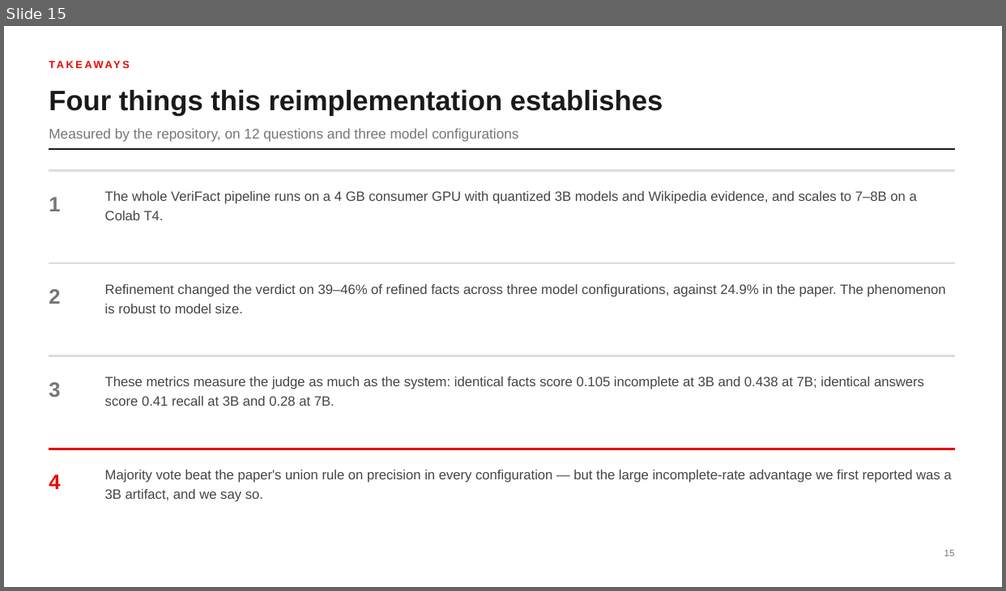
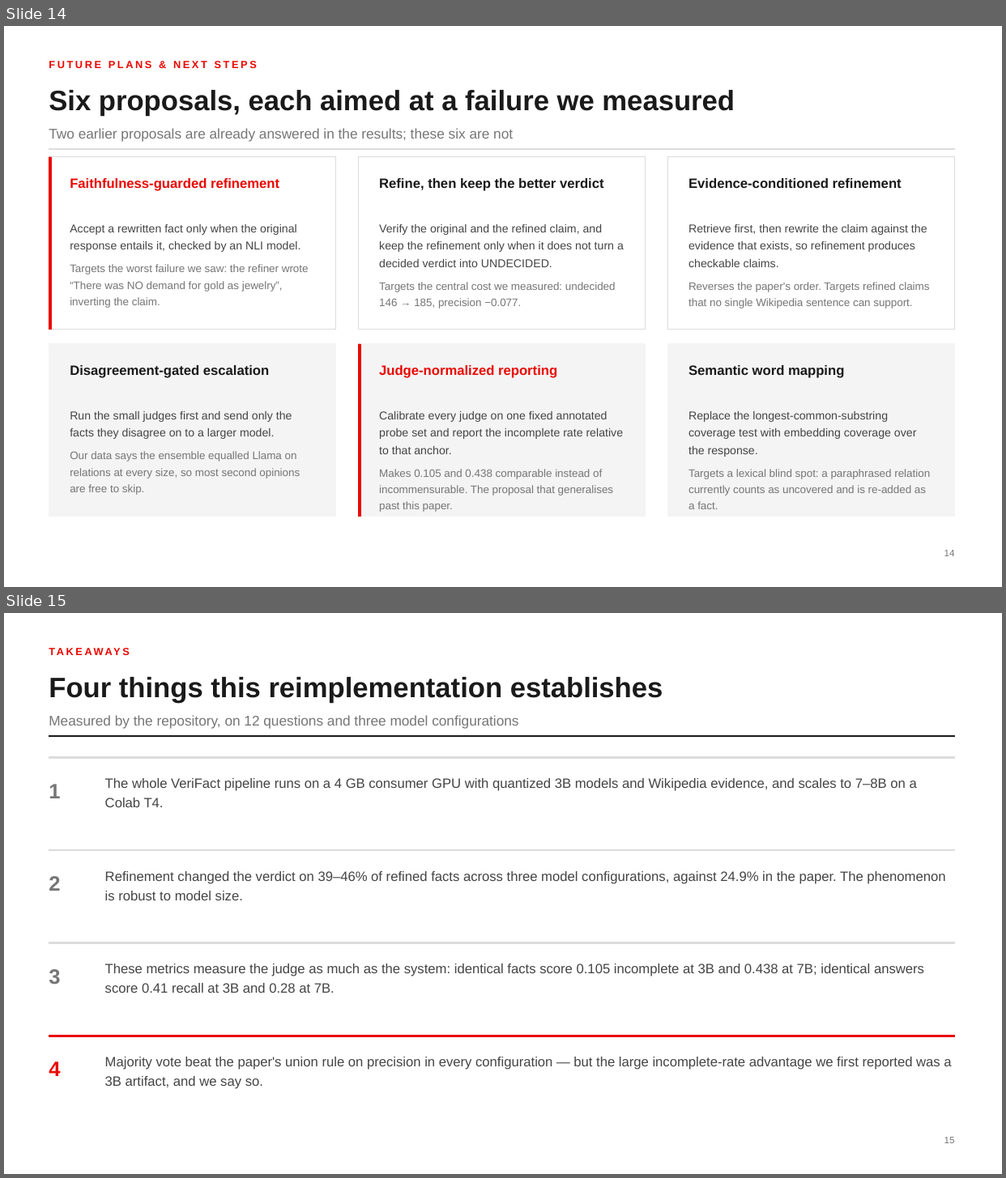
Before and after one commit to MadhavKrishna06/Verifact-Lite, a slide deck: presentation/VERIFACT-Lite-TTU.pptx. Shown one above the other, each under a label of ours: slide 15 before the commit, slides 14 and 15 after it. The pictures are 1006x591 and 1006x1178 pixels, drawn with LibreOffice and Linux fonts; fonts in the diff are those of the drawing. Boxes give left, top, right and bottom in pixels: in the first picture for what was removed or moved away, otherwise in the second. Text is boxed around its words. In the diff, an @@ line names an element or a change of style, - is before the commit and + after.

```diff
--- a/presentation/VERIFACT-Lite-TTU.pptx
+++ b/presentation/VERIFACT-Lite-TTU.pptx
@@ slide 14 added at box(4, 26, 1002, 587), background #FFFFFF @@
@@ text added at box(49, 61, 257, 68), 10 pt, text #E90802, bold @@
+FUTURE PLANS & NEXT STEPS
@@ text added at box(49, 90, 735, 116), 27 pt, text #1A1A1A, bold @@
+Six proposals, each aimed at a failure we measured
@@ text added at box(49, 128, 513, 142), 13.5 pt, text #767676 @@
+Two earlier proposals are already answered in the results; these six are not
@@ rectangle added at box(49, 149, 955, 149), fill #DCDCDC, outline #DCDCDC 0.25 pt @@
@@ rectangle added at box(49, 157, 335, 329), fill #FFFFFF, outline #DCDCDC 0.75 pt @@
@@ rectangle added at box(49, 157, 51, 329), fill #E90802, outline #E90802 0.25 pt @@
@@ rectangle added at box(358, 157, 645, 329), fill #FFFFFF, outline #DCDCDC 0.75 pt @@
@@ rectangle added at box(668, 157, 955, 329), fill #FFFFFF, outline #DCDCDC 0.75 pt @@
@@ text added at box(70, 178, 279, 191), 13 pt, text #E90802, bold @@
+Faithfulness-guarded refinement
@@ text added at box(379, 178, 604, 191), 13 pt, text #1A1A1A, bold @@
+Refine, then keep the better verdict
@@ text added at box(688, 178, 901, 188), 13 pt, text #1A1A1A, bold @@
+Evidence-conditioned refinement
@@ text added at box(70, 224, 300, 308), 10.5 pt, text #767676 @@
+Accept a rewritten fact only when the original response entails it, checked by an NLI model.
+Targets the worst failure we saw: the refiner wrote “There was NO demand for gold as jewelry”, inverting the claim.
@@ text added at box(379, 224, 624, 309), 11 pt, text #444444 @@
+Verify the original and the refined claim, and keep the refinement only when it does not turn a decided verdict into UNDECIDED.
+Targets the central cost we measured: undecided 146 → 185, precision −0.077.
@@ text added at box(688, 224, 930, 309), 11 pt, text #444444 @@
+Retrieve first, then rewrite the claim against the evidence that exists, so refinement produces checkable claims.
+Reverses the paper's order. Targets refined claims that no single Wikipedia sentence can support.
@@ rectangle added at box(49, 344, 335, 516), fill #F4F4F4, outline #F4F4F4 0.75 pt @@
@@ text added at box(70, 365, 269, 378), 13 pt, text #1A1A1A, bold @@
+Disagreement-gated escalation
@@ rectangle added at box(358, 344, 645, 516), fill #F4F4F4, outline #F4F4F4 0.75 pt @@
@@ rectangle added at box(358, 344, 360, 516), fill #E90802, outline #E90802 0.25 pt @@
@@ text added at box(379, 365, 557, 378), 13 pt, text #E90802, bold @@
+Judge-normalized reporting
@@ rectangle added at box(668, 344, 955, 516), fill #F4F4F4, outline #F4F4F4 0.75 pt @@
@@ text added at box(688, 365, 844, 378), 13 pt, text #1A1A1A, bold @@
+Semantic word mapping
@@ text added at box(70, 412, 300, 495), 10.5 pt, text #767676 @@
+Run the small judges first and send only the facts they disagree on to a larger model.
+Our data says the ensemble equalled Llama on relations at every size, so most second opinions are free to skip.
@@ text added at box(379, 412, 624, 512), 11 pt, text #444444 @@
+Calibrate every judge on one fixed annotated probe set and report the incomplete rate relative to that anchor.
+Makes 0.105 and 0.438 comparable instead of incommensurable. The proposal that generalises past this paper.
@@ text added at box(688, 412, 930, 510), 10.5 pt, text #767676 @@
+Replace the longest-common-substring coverage test with embedding coverage over the response.
+Targets a lexical blind spot: a paraphrased relation currently counts as uncovered and is re-added as a fact.
@@ page number added at box(944, 550, 955, 557), 9 pt, text #767676 @@
+14
```
Also in this commit, not shown: 5 slides changed, 1 slide removed, 1 other file.
